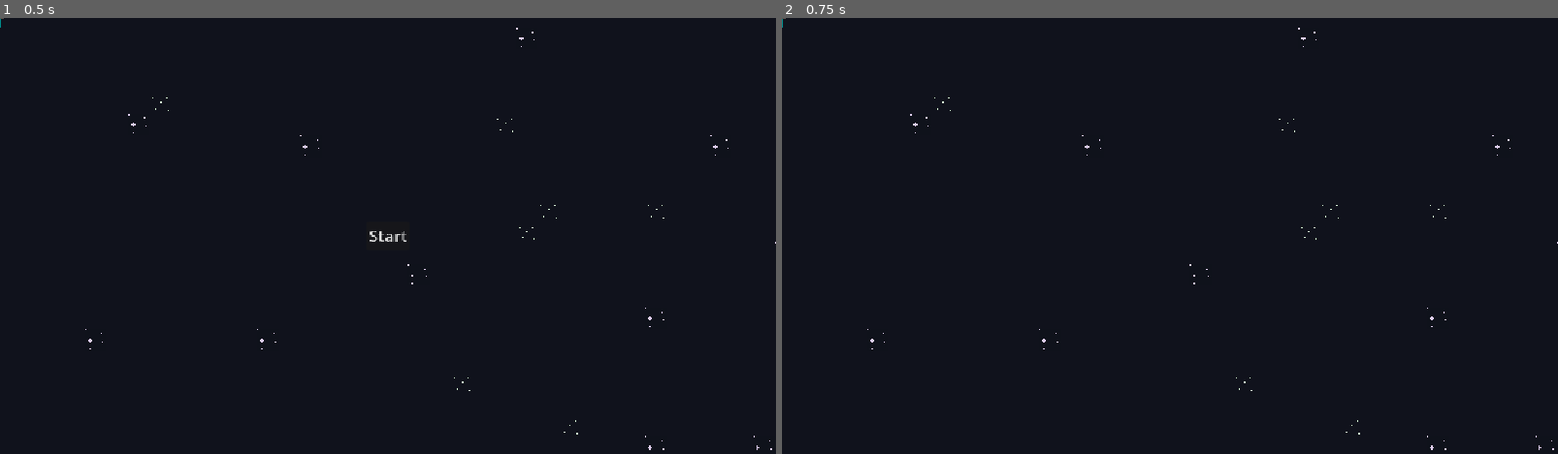
Above: before the commit, frames 1-2 (left to right).
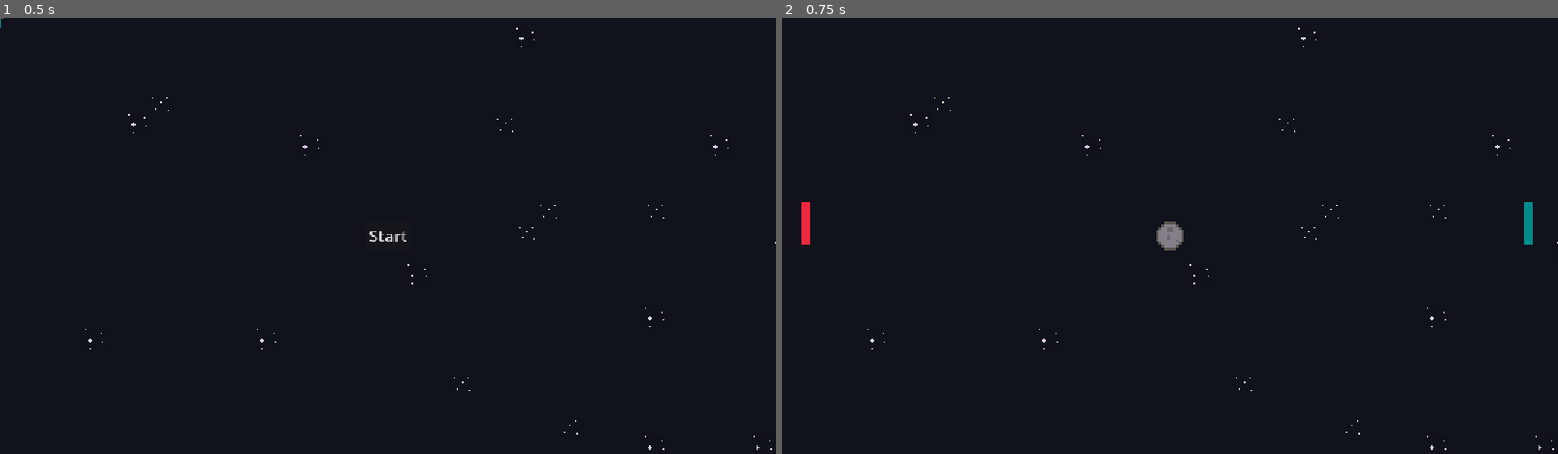
Above: after the commit, the same moments.

Repository: Shaedow2000/Pong-Godot
Game: Godot game, scene res://scenes/main.tscn
The game is run twice, just before and just after one commit, with the same random seed, the same clock (stepped at 60 frames per second) and the same inputs.
Inputs:
- Up to frame 1 (0.5 s): no input
- Up to frame 2 (0.75 s): click "Start" at 0.5 s

Frame 1 is identical in both runs. In frame 2, 0.4% of the frame differs, in the area x 0-97%, y 0-54%.

Commit message:
feat: start game on button click

Diff:
--- a/scripts/game_start_hud.gd
+++ b/scripts/game_start_hud.gd
@@ -1,6 +1,8 @@
 class_name GameStartHUD
 extends CanvasLayer
 
+@export var game: Game
+
 func _on_start_pressed() -> void:
-	print("Start")
+	game.start_game()
 	queue_free()
